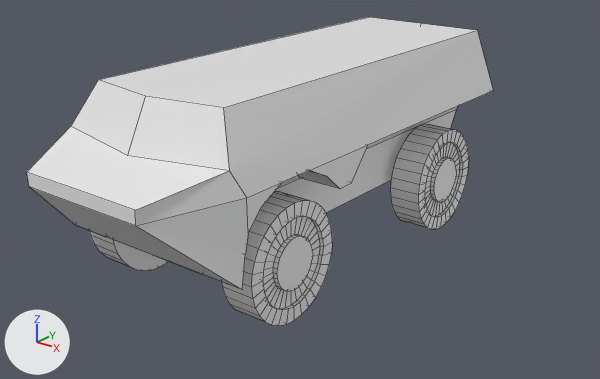
The Blender file src/vab.blend as it was, and as the next commit left it.
Both versions are drawn from a camera (50 mm lens) standing at (3.92, -2.84, 2.72) and looking at (0.26, 1.82, 0.45). Arrows for +X, +Y and +Z are at lower left; the lights stay in place. Mesh edges are drawn as thin lines. The same objects are shown in both versions, whatever each file hides.

The first picture shows 'vab_lod4'.
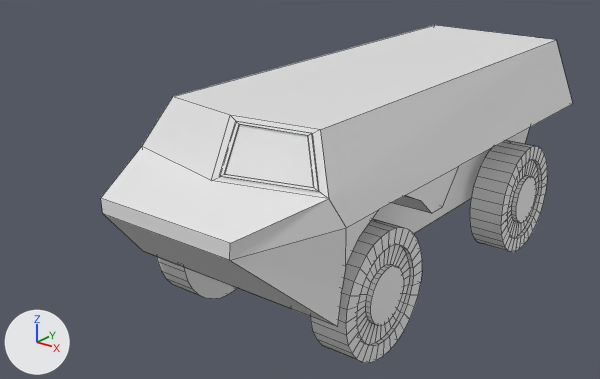
What differs and where, as boxes (x1, y1, x2, y2) in the pictures (600 x 379 px; the box of a moved part takes in the faces that stretch with it):
'vab_lod4', reshaped (9% taller): before (27, 17, 493, 326); after (101, 25, 573, 363)
part 1 of me_circle_003, moved or reshaped: before (222, 192, 332, 326); after (310, 219, 422, 363)
part 2 of me_circle_003, moved or reshaped: before (90, 231, 169, 271); after (157, 257, 237, 299)
part 3 of me_circle_003, moved or reshaped: before (390, 124, 468, 229); after (470, 140, 547, 252)
part 4 of me_circle_003, rebuilt (11% taller): before (27, 17, 493, 290); after (101, 25, 573, 327)

The change, as a list of edits to the scene's bpy script:
```text
Change me_circle_003:
    used by ob_vab_lod4; location = (0.725, 1.075, 0.281); rotation_euler = (0.0, 1.571, 0.0), in degrees (0, 90, 0); scale = (0.262, 0.262, 0.262)
    remove me_circle_003.from_pydata(...)  # 580 vertices, 440 faces; spans x -4.3..1.6, y -4.1..11.0, z -5.9..0.3
    add me_circle_003.from_pydata(...)  # 596 vertices, 456 faces; spans x -4.3..1.6, y -4.1..11.0, z -3.1..3.1
    me_circle_003 part 1: the loose piece of 192 vertices spanning x -1.6..1.6, y -1.7..1.6, z -0.7..0.3 is moved by (0.0, 0.0, 2.8)
    me_circle_003 part 2: the loose piece of 64 vertices spanning x -1.6..1.6, y -1.7..1.6, z -5.8..-4.8 is moved by (0.0, 0.0, 2.8)
    me_circle_003 part 3: the loose piece of 192 vertices spanning x -1.6..1.6, y 6.1..9.4, z -0.7..0.3 is moved by (0.0, 0.0, 2.8)
    me_circle_003 part 4: the loose piece of 68 vertices spanning x -4.3..-0.1, y -4.1..11.0, z -5.9..0.3 is rebuilt with 84 vertices and now spans x -4.3..-0.1, y -4.1..11.0, z -3.1..3.1
```
